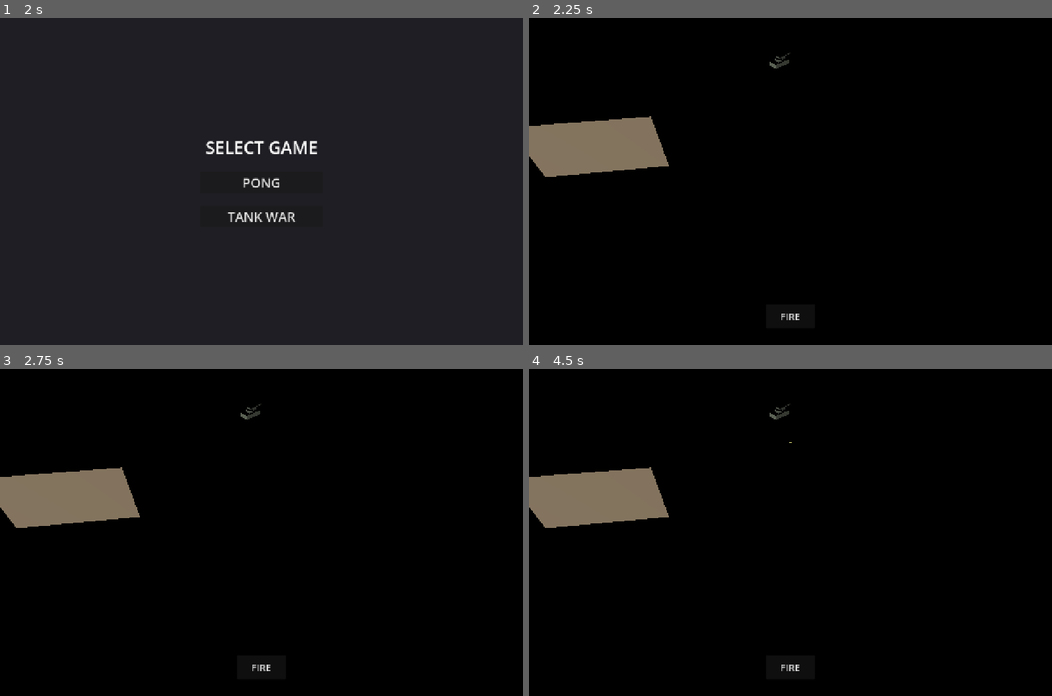
Above: before the commit, frames 1-4 (two rows, left to right).
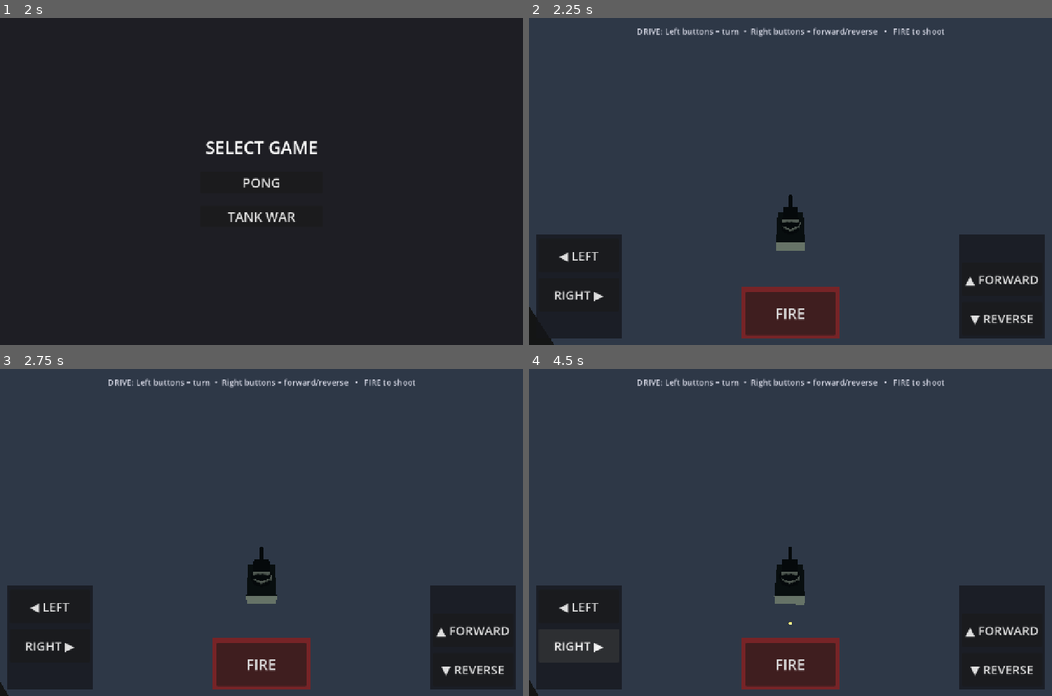
Above: after the commit, the same moments.

Repository: jensbroecher/tabletparty
Game: Godot game, scene res://scenes/ui/SetupScreen.tscn
Two runs of this game, one before a commit and one after it. Both use one fixed random seed, a clock stepped at 60 frames per second and the inputs below.
Inputs (mouse positions are in pixels of both pictures, inside the frame that each line leads up to):
- Up to frame 1 (2 s): click (266, 138) at 0.52 s; type "Alex" at 0.6 s; click (266, 152) at 0.75 s; type "Alex" at 0.83 s; click "CONTINUE" at 1.25 s
- Up to frame 2 (2.25 s): click "TANK WAR" at 2 s
- Up to frame 3 (2.75 s): no input
- Up to frame 4 (4.5 s): click "FIRE" at 2.75 s; click (581, 607) at 3.5 s, where only the run after the commit has a clickable "◀ LEFT"; click (581, 646) at 4.25 s, where only the run after the commit has a clickable "RIGHT ▶"

Frame 1 is identical in both runs. In frame 2, 99% of the frame differs, in the area x 0-100%, y 0-100%; in frame 3, 99%; in frame 4, 99%.

Commit message:
Tank War: fix driving controls + visibility
- Corrected all button @onready paths (were looking for non-existent ControlButtons wrapper)
- Added large visible dark panels + bigger touch buttons (LEFT/RIGHT/FORWARD/REVERSE/FIRE) with clear hint label at top
- Chase camera that follows tank1 from high angle — no more black/empty view, always see your tank + nearby hills/canyon/ramps
- Darker sky color instead of pure black void
- Enlarged ground plane
- Spawn two tanks (P1 left near cover, P2 right with different color)
- Safe/defensive button connections + improved steering speed
- Minor: bullet auto-connect, tank groups for future hits, .gitignore for .uid files

Diff:
--- a/scenes/tank_war/Bullet.gd
+++ b/scenes/tank_war/Bullet.gd
@@ -4,6 +4,7 @@
 @export var damage: int = 1
 
 func _ready():
+	body_entered.connect(_on_body_entered)
 	# Destroy bullet after some time
 	await get_tree().create_timer(lifetime).timeout
 	if is_instance_valid(self):
--- a/scenes/tank_war/Tank.tscn
+++ b/scenes/tank_war/Tank.tscn
@@ -15,6 +15,9 @@
 
 [node name="Tank" type="CharacterBody3D"]
 script = ExtResource("1")
+collision_layer = 2
+collision_mask = 1 | 4
+groups = ["tank"]
 
 [node name="Body" type="CSGBox3D" parent="."]
 size = Vector3(3.2, 1.2, 5.5)
--- a/scenes/tank_war/TankWar.gd
+++ b/scenes/tank_war/TankWar.gd
@@ -1,45 +1,83 @@
 extends Node3D
 
-@onready var ball = $Ball  # placeholder, we'll replace with tanks later
+# Tank War - low poly CSG 3D local multiplayer tank game
+# Current: single player driving test with chase camera + 2 visible tanks
+# TODO: split-screen or dual control sets for true 2-player on one tablet
 
 @export var tank_scene: PackedScene = preload("res://scenes/tank_war/Tank.tscn")
 
 var tank1: CharacterBody3D
 var tank2: CharacterBody3D
 
-# Virtual button references
-@onready var btn_turn_left = $UI/ControlButtons/LeftButtons/TurnLeft
-@onready var btn_turn_right = $UI/ControlButtons/LeftButtons/TurnRight
-@onready var btn_forward = $UI/ControlButtons/RightButtons/Forward
-@onready var btn_reverse = $UI/ControlButtons/RightButtons/Reverse
-@onready var btn_fire = $UI/ControlButtons/FireButton
+# Actual button paths from TankWar.tscn
+@onready var btn_turn_left: Button = $UI/LeftControls/TurnLeft
+@onready var btn_turn_right: Button = $UI/LeftControls/TurnRight
+@onready var btn_forward: Button = $UI/RightControls/Forward
+@onready var btn_reverse: Button = $UI/RightControls/Reverse
+@onready var btn_fire: Button = $UI/FireButton
+
+@onready var camera: Camera3D = $Camera3D
 
 var input_left := false
 var input_right := false
 var input_forward := false
 var input_reverse := false
-var input_fire := false
 
 func _ready():
-	# For now spawn one tank (player 1). We'll add player 2 later.
+	# Spawn player 1 tank on the left side (near hills for cover testing)
 	tank1 = tank_scene.instantiate()
 	add_child(tank1)
-	tank1.position = Vector3(-35, 2, -30)
+	tank1.position = Vector3(-18, 3.5, -8)
 
-	# Connect buttons
-	btn_turn_left.button_down.connect(func(): input_left = true)
-	btn_turn_left.button_up.connect(func(): input_left = false)
+	# Spawn a second tank on the right for visual reference (controls later)
+	tank2 = tank_scene.instantiate()
+	add_child(tank2)
+	tank2.position = Vector3(18, 3.5, 12)
+	# Give P2 tank a different color tint via material override (simple visual)
+	var body = tank2.get_node_or_null("Body")
+	if body:
+		body.material_override = StandardMaterial3D.new()
+		body.material_override.albedo_color = Color(0.55, 0.38, 0.32, 1)
 
-	btn_turn_right.button_down.connect(func(): input_right = true)
-	btn_turn_right.button_up.connect(func(): input_right = false)
+	# Defensive button wiring (platform can be flaky)
+	_connect_button(btn_turn_left, "left")
+	_connect_button(btn_turn_right, "right")
+	_connect_button(btn_forward, "forward")
+	_connect_button(btn_reverse, "reverse")
 
-	btn_forward.button_down.connect(func(): input_forward = true)
-	btn_forward.button_up.connect(func(): input_forward = false)
+	if btn_fire:
+		btn_fire.button_down.connect(_on_fire_pressed)
+	else:
+		push_warning("Fire button not found in TankWar UI!")
 
-	btn_reverse.button_down.connect(func(): input_reverse = true)
-	btn_reverse.button_up.connect(func(): input_reverse = false)
+	# Initial camera position: high angled overview showing canyon + hills + tank
+	if camera:
+		_position_camera_for_tank()
 
-	btn_fire.button_down.connect(_on_fire_pressed)
+	# Give the 3D world a bit of sky color so empty space isn't pure black
+	var we = $WorldEnvironment
+	if we and we.environment:
+		we.environment.background_mode = Environment.BG_COLOR
+		we.environment.background_color = Color(0.18, 0.22, 0.28, 1)
+		we.environment.ambient_light_color = Color(0.55, 0.58, 0.65, 1)
+		we.environment.ambient_light_energy = 0.75
+
+func _connect_button(btn: Button, action: String):
+	if not btn:
+		push_warning("Missing button for action: " + action)
+		return
+	if action == "left":
+		btn.button_down.connect(func(): input_left = true)
+		btn.button_up.connect(func(): input_left = false)
+	elif action == "right":
+		btn.button_down.connect(func(): input_right = true)
+		btn.button_up.connect(func(): input_right = false)
+	elif action == "forward":
+		btn.button_down.connect(func(): input_forward = true)
+		btn.button_up.connect(func(): input_forward = false)
+	elif action == "reverse":
+		btn.button_down.connect(func(): input_reverse = true)
+		btn.button_up.connect(func(): input_reverse = false)
 
 func _on_fire_pressed():
 	if tank1 and tank1.has_method("shoot"):
@@ -61,11 +99,42 @@
 	elif input_right:
 		turn = -1.0
 
-	# Very simple tank controls (arcade style)
-	var forward = -tank1.global_transform.basis.z
-	tank1.velocity = forward * move_dir * 12.0
+	# Arcade tank steering: move along local forward, turn in place or while moving
+	var forward_dir = -tank1.global_transform.basis.z
+	tank1.velocity = forward_dir * move_dir * 14.0
 
-	# Apply turning
-	tank1.rotate_y(turn * 1.8 * delta)
+	if abs(turn) > 0.01:
+		tank1.rotate_y(turn * 2.2 * delta)
 
 	tank1.move_and_slide()
+
+	# Keep camera following the tank so the whole map stays in view as you drive
+	if camera:
+		_follow_camera(delta)
+
+# High chase camera that stays behind/above the tank - makes driving obvious and shows terrain
+func _follow_camera(delta: float):
+	if not is_instance_valid(tank1) or not camera:
+		return
+
+	# Desired offset: high and slightly behind the tank
+	var desired_offset = Vector3(0, 22, 26)
+	# Rotate offset to match tank facing
+	var rotated_offset = tank1.global_transform.basis * desired_offset
+
+	var target_pos = tank1.global_position + rotated_offset
+	camera.global_position = camera.global_position.lerp(target_pos, 8.0 * delta)
+
+	# Always look a bit ahead of the tank + down at ground level
+	var look_target = tank1.global_position + (-tank1.global_transform.basis.z * 8.0) + Vector3(0, 2, 0)
+	camera.look_at(look_target, Vector3.UP)
+
+# Fallback static overview (used at start)
+func _position_camera_for_tank():
+	if not camera or not is_instance_valid(tank1):
+		return
+	var offset = Vector3(0, 26, 30)
+	var rotated = tank1.global_transform.basis * offset
+	camera.global_position = tank1.global_position + rotated
+	var look_at_pos = tank1.global_position + (-tank1.global_transform.basis.z * 6.0)
+	camera.look_at(look_at_pos, Vector3.UP)
--- a/scenes/tank_war/TankWar.tscn
+++ b/scenes/tank_war/TankWar.tscn
@@ -31,7 +31,7 @@
 
 # Ground base
 [node name="Ground" type="CSGBox3D" parent="Level"]
-size = Vector3(120, 4, 120)
+size = Vector3(160, 4, 160)
 material = SubResource("GroundMat")
 
 # Canyon floor (lower ground in middle)
@@ -87,9 +87,9 @@
 material = SubResource("GroundMat")
 
 [node name="Camera3D" type="Camera3D" parent="."]
-transform = Transform3D(0.707107, -0.5, 0.5, 0, 0.707107, 0.707107, -0.707107, -0.5, 0.5, 35, 45, 35)
+transform = Transform3D(0.5, -0.36, 0.79, 0, 0.91, 0.41, -0.866, -0.205, 0.455, 8, 48, 52)
 current = true
-fov = 55.0
+fov = 58.0
 
 [node name="UI" type="Control" parent="."]
 layout_mode = 3
@@ -99,61 +99,126 @@
 grow_horizontal = 2
 grow_vertical = 2
 
-[node name="ControlButtons" type="Control" parent="UI"]
-layout_mode = 1
-anchors_preset = 15
+[node name="HintLabel" type="Label" parent="UI"]
+layout_mode = 1
+anchors_preset = 5
+anchor_left = 0.5
+anchor_right = 0.5
+offset_left = -280
+offset_top = 18
+offset_right = 280
+offset_bottom = 52
+theme_override_font_sizes/font_size = 20
+text = "DRIVE: Left buttons = turn  •  Right buttons = forward/reverse   •   FIRE to shoot"
+horizontal_alignment = 1
+modulate = Color(0.95, 0.95, 1.0, 0.85)
+
+[node name="LeftPanel" type="ColorRect" parent="UI"]
+layout_mode = 1
+anchors_preset = 2
+anchor_left = 0.0
+anchor_top = 1.0
+anchor_right = 0.0
+anchor_bottom = 1.0
+offset_left = 18
+offset_top = -272
+offset_right = 228
+offset_bottom = -16
+color = Color(0.08, 0.08, 0.1, 0.72)
+
+[node name="RightPanel" type="ColorRect" parent="UI"]
+layout_mode = 1
+anchors_preset = 3
+anchor_left = 1.0
+anchor_top = 1.0
 anchor_right = 1.0
 anchor_bottom = 1.0
-offset_left = 20
-offset_top = -180
-offset_right = -20
-offset_bottom = -20
-grow_horizontal = 2
-grow_vertical = 2
-
-[node name="LeftButtons" type="VBoxContainer" parent="UI/ControlButtons"]
-layout_mode = 0
-offset_right = 180.0
-offset_bottom = 160.0
-
-[node name="TurnLeft" type="Button" parent="UI/ControlButtons/LeftButtons"]
-layout_mode = 2
-text = "◀ TURN LEFT"
-
-[node name="TurnRight" type="Button" parent="UI/ControlButtons/LeftButtons"]
-layout_mode = 2
-text = "TURN RIGHT ▶"
-
-[node name="RightButtons" type="VBoxContainer" parent="UI/ControlButtons"]
-layout_mode = 1
-anchors_preset = 1
+offset_left = -228
+offset_top = -272
+offset_right = -18
+offset_bottom = -16
+color = Color(0.08, 0.08, 0.1, 0.72)
+
+[node name="LeftControls" type="VBoxContainer" parent="UI"]
+layout_mode = 1
+anchors_preset = 2
+anchor_left = 0.0
+anchor_top = 1.0
+anchor_right = 0.0
+anchor_bottom = 1.0
+offset_left = 24
+offset_top = -260
+offset_right = 220
+offset_bottom = -24
+grow_horizontal = 1
+grow_vertical = 0
+theme_override_constants/separation = 14
+
+[node name="TurnLeft" type="Button" parent="UI/LeftControls"]
+layout_mode = 2
+custom_minimum_size = Vector2(0, 82)
+theme_override_font_sizes/font_size = 30
+text = "◀ LEFT"
+
+[node name="TurnRight" type="Button" parent="UI/LeftControls"]
+layout_mode = 2
+custom_minimum_size = Vector2(0, 82)
+theme_override_font_sizes/font_size = 30
+text = "RIGHT ▶"
+
+[node name="RightControls" type="VBoxContainer" parent="UI"]
+layout_mode = 1
+anchors_preset = 3
 anchor_left = 1.0
+anchor_top = 1.0
 anchor_right = 1.0
-offset_left = -180.0
-offset_right = 0.0
-offset_bottom = 160.0
+anchor_bottom = 1.0
+offset_left = -220
+offset_top = -260
+offset_right = -24
+offset_bottom = -24
 grow_horizontal = 0
-
-[node name="Forward" type="Button" parent="UI/ControlButtons/RightButtons"]
-layout_mode = 2
+grow_vertical = 0
+theme_override_constants/separation = 14
+alignment = 2
+
+[node name="Forward" type="Button" parent="UI/RightControls"]
+layout_mode = 2
+custom_minimum_size = Vector2(0, 82)
+theme_override_font_sizes/font_size = 30
 text = "▲ FORWARD"
 
-[node name="Reverse" type="Button" parent="UI/ControlButtons/RightButtons"]
-layout_mode = 2
+[node name="Reverse" type="Button" parent="UI/RightControls"]
+layout_mode = 2
+custom_minimum_size = Vector2(0, 82)
+theme_override_font_sizes/font_size = 30
 text = "▼ REVERSE"
 
-[node name="FireButton" type="Button" parent="UI/ControlButtons"]
+[node name="FirePanel" type="ColorRect" parent="UI"]
 layout_mode = 1
 anchors_preset = 7
 anchor_left = 0.5
 anchor_top = 1.0
 anchor_right = 0.5
 anchor_bottom = 1.0
-offset_left = -60.0
-offset_top = -80.0
-offset_right = 60.0
-offset_bottom = -20.0
+offset_left = -120
+offset_top = -142
+offset_right = 120
+offset_bottom = -16
+color = Color(0.55, 0.12, 0.12, 0.78)
+
+[node name="FireButton" type="Button" parent="UI"]
+layout_mode = 1
+anchors_preset = 7
+anchor_left = 0.5
+anchor_top = 1.0
+anchor_right = 0.5
+anchor_bottom = 1.0
+offset_left = -110
+offset_top = -130
+offset_right = 110
+offset_bottom = -24
 grow_horizontal = 2
 grow_vertical = 0
+theme_override_font_sizes/font_size = 36
 text = "FIRE"
-theme_override_font_sizes/font_size = 24
Not shown, changed: .gitignore
